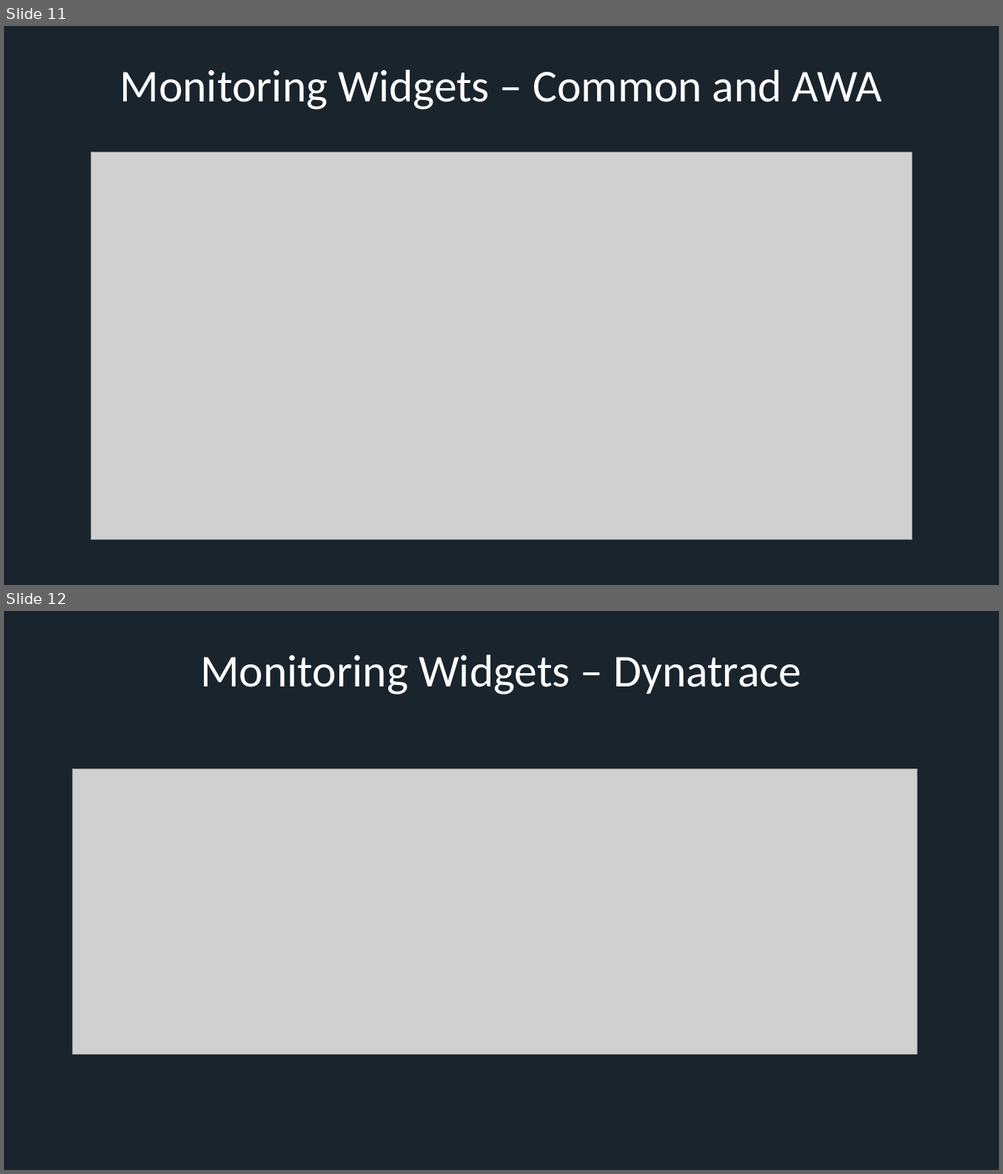
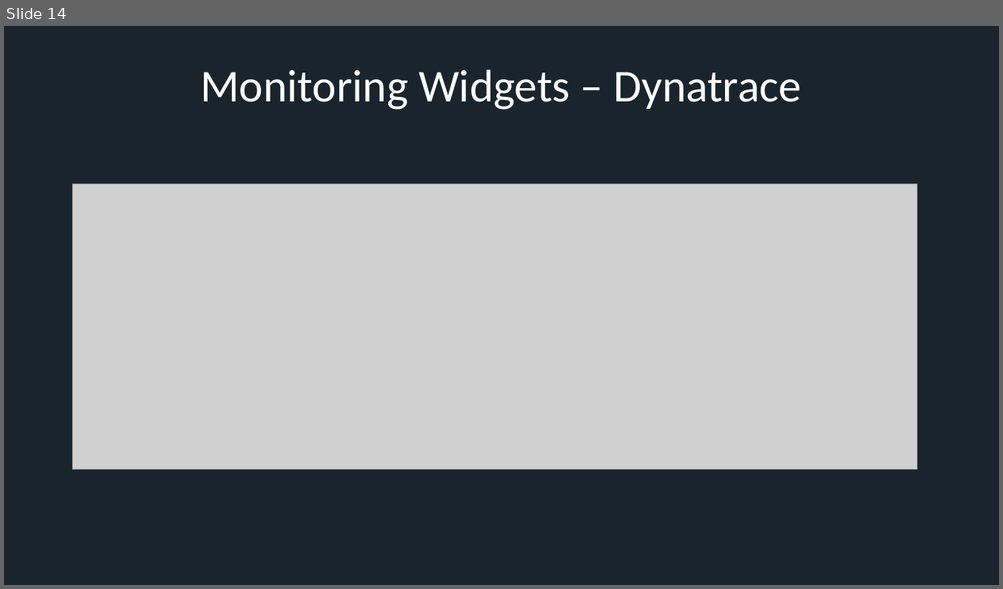
Before and after one commit to xresch/EngineeredMonitoringPlatform, a slide deck: EngineeredMonitoringPlatform/docs/EMP_PresentationSlides.pptx. Shown one above the other, each under a label of ours: slides 11 and 12 before the commit, slide 14 after it. The pictures are 1003x1174 and 1003x589 pixels, drawn with LibreOffice and Linux fonts; fonts in the diff are those of the drawing; grey boxes stand for pictures. Boxes give left, top, right and bottom in pixels: in the first picture for what was removed or moved away, otherwise in the second. Text is boxed around its words. In the diff, an @@ line names an element or a change of style, - is before the commit and + after.

```diff
--- a/EngineeredMonitoringPlatform/docs/EMP_PresentationSlides.pptx
+++ b/EngineeredMonitoringPlatform/docs/EMP_PresentationSlides.pptx
@@ slide 11 removed at (4, 26, 999, 585), background #1A242D @@
@@ title removed at (120, 70, 882, 110) @@
-Monitoring Widgets – Common and AWA
@@ picture removed at (91, 152, 912, 540) @@
@@ what was slide 12 is now slide 14 @@
```
Also in this commit, not shown: 1 slide changed, 13 slides added, 1 other slide removed.
